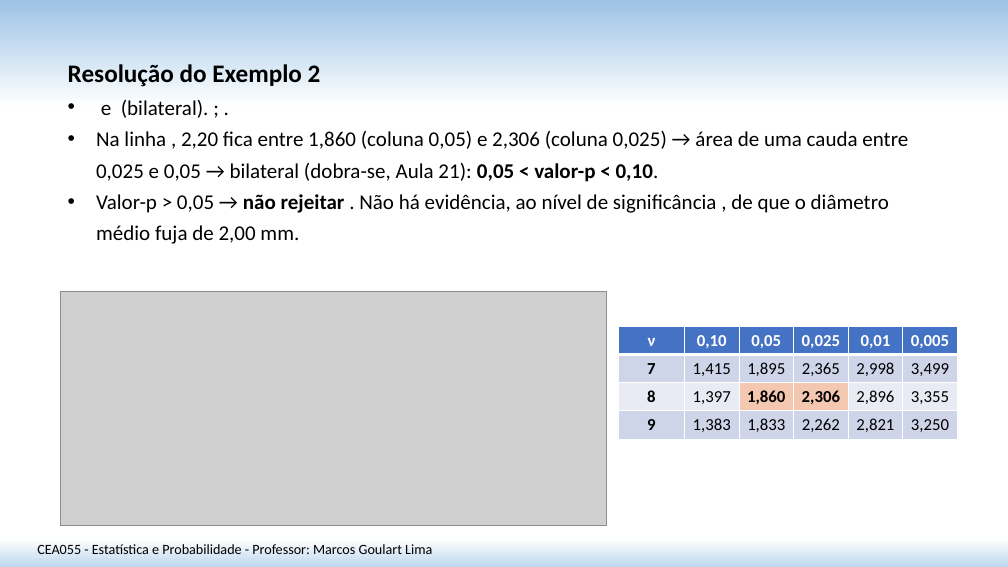
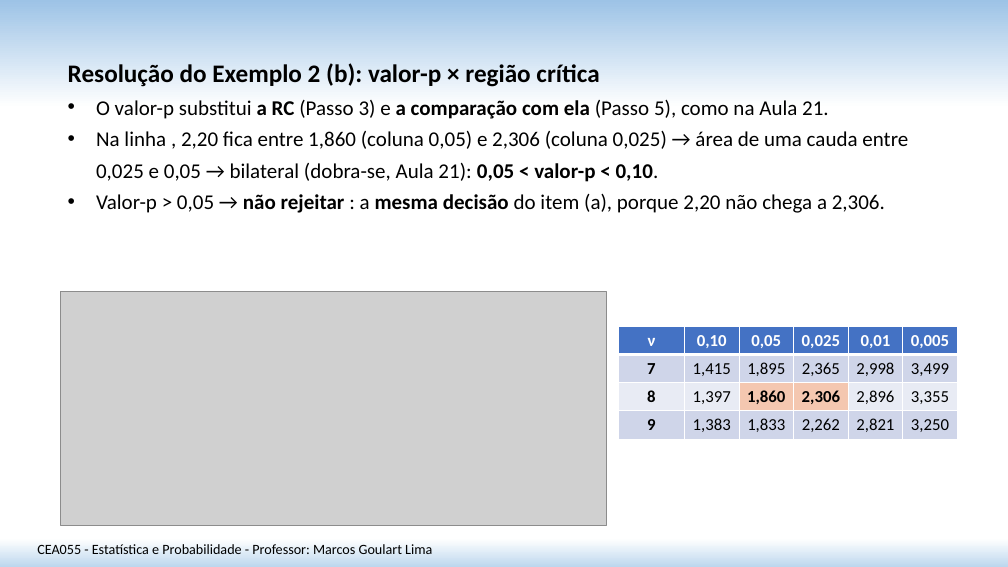
Before and after one commit to matmarcos/minhas-aulas, a slide deck: slide 11 of content/2026-2/cea055-estatistica-probabilidade/22-teste-hipotese-media-var-desconhecida/Aula_22_Teste_Hipotese_Media_Var_Desconhecida_SITE.pptx (slide 10 before the commit). Drawn at 1008x567 pixels with LibreOffice and Linux fonts; fonts in the diff are those of the drawing; grey boxes stand for pictures. Boxes give left, top, right and bottom in pixels: in the first picture for what was removed or moved away, otherwise in the second. Text is boxed around its words. In the diff, an @@ line names an element or a change of style, - is before the commit and + after.

```diff
--- a/content/2026-2/cea055-estatistica-probabilidade/22-teste-hipotese-media-var-desconhecida/Aula_22_Teste_Hipotese_Media_Var_Desconhecida_SITE.pptx
+++ b/content/2026-2/cea055-estatistica-probabilidade/22-teste-hipotese-media-var-desconhecida/Aula_22_Teste_Hipotese_Media_Var_Desconhecida_SITE.pptx
@@ text at <box>68,63,829,119</box>: text changed; size 24 to 20 pt @@
-Resolução do Exemplo 2
-• e (bilateral). ; .
+Resolução do Exemplo 2 (b): valor-p × região crítica
+• O valor-p substitui a RC (Passo 3) e a comparação com ela (Passo 5), como na Aula 21.
@@ text at <box>96,194,885,213</box>: text changed @@
-• Valor-p > 0,05 → não rejeitar . Não há evidência, ao nível de significância , de que o diâmetro médio fuja de 2,00 mm.
+• Valor-p > 0,05 → não rejeitar : a mesma decisão do item (a), porque 2,20 não chega a 2,306.
```
Also in this commit, not shown: 2 other slides changed, 1 slide added, 3 other files.
